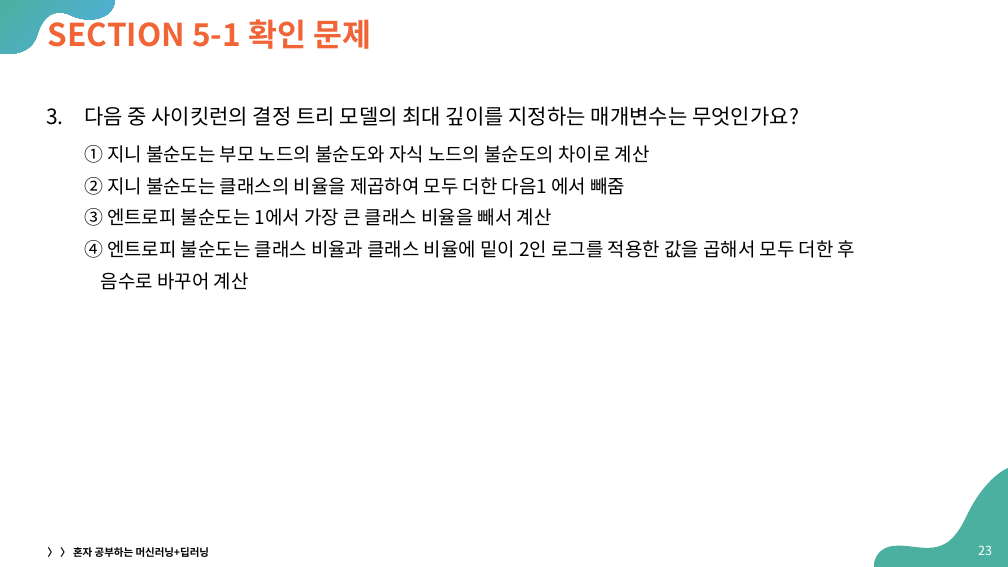
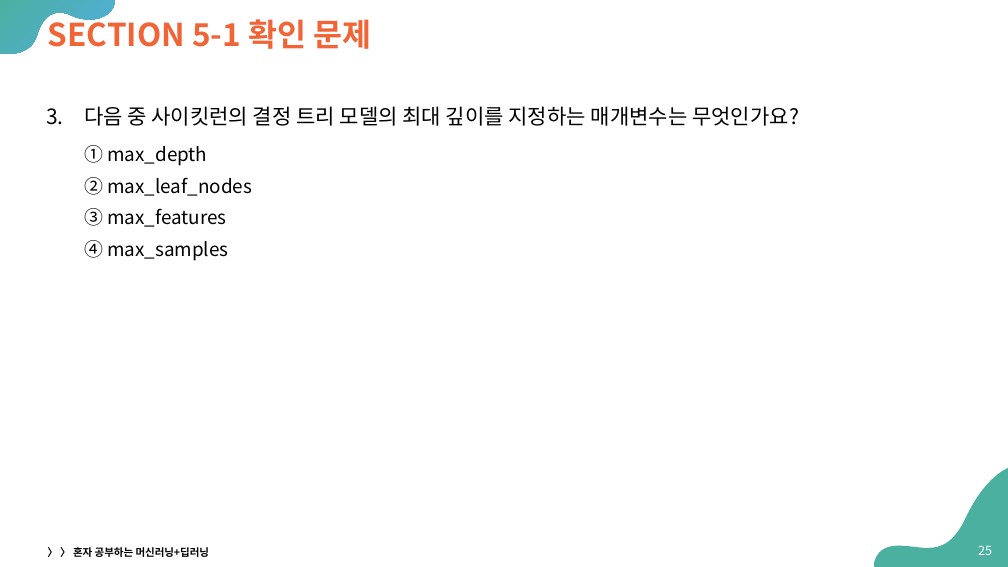
Before and after one commit to Sangdon-Park/Sangdon-Park.github.io, a slide deck: slide 25 of data/인공지능/05-트리 알고리즘.pptx (slide 23 before the commit). Drawn at 1008x567 pixels with LibreOffice and Linux fonts; fonts in the diff are those of the drawing. Boxes give left, top, right and bottom in pixels: in the first picture for what was removed or moved away, otherwise in the second. Text is boxed around its words. In the diff, an @@ line names an element or a change of style, - is before the commit and + after.

```diff
--- a/data/인공지능/05-트리 알고리즘.pptx
+++ b/data/인공지능/05-트리 알고리즘.pptx
@@ text at (84,145,252,261): text changed @@
-  ① 지니 불순도는 부모 노드의 불순도와 자식 노드의 불순도의 차이로 계산
-  ② 지니 불순도는 클래스의 비율을 제곱하여 모두 더한 다음1 에서 빼줌
-  ③ 엔트로피 불순도는 1에서 가장 큰 클래스 비율을 빼서 계산
-  ④ 엔트로피 불순도는 클래스 비율과 클래스 비율에 밑이 2인 로그를 적용한 값을 곱해서 모두 더한 후
-  음수로 바꾸어 계산
+  ① max_depth
+  ② max_leaf_nodes
+  ③ max_features
+  ④ max_samples
@@ page number at (978,545,992,555): text changed @@
-23
+25
```
Also in this commit, not shown: 17 slides added, 5 other files.
